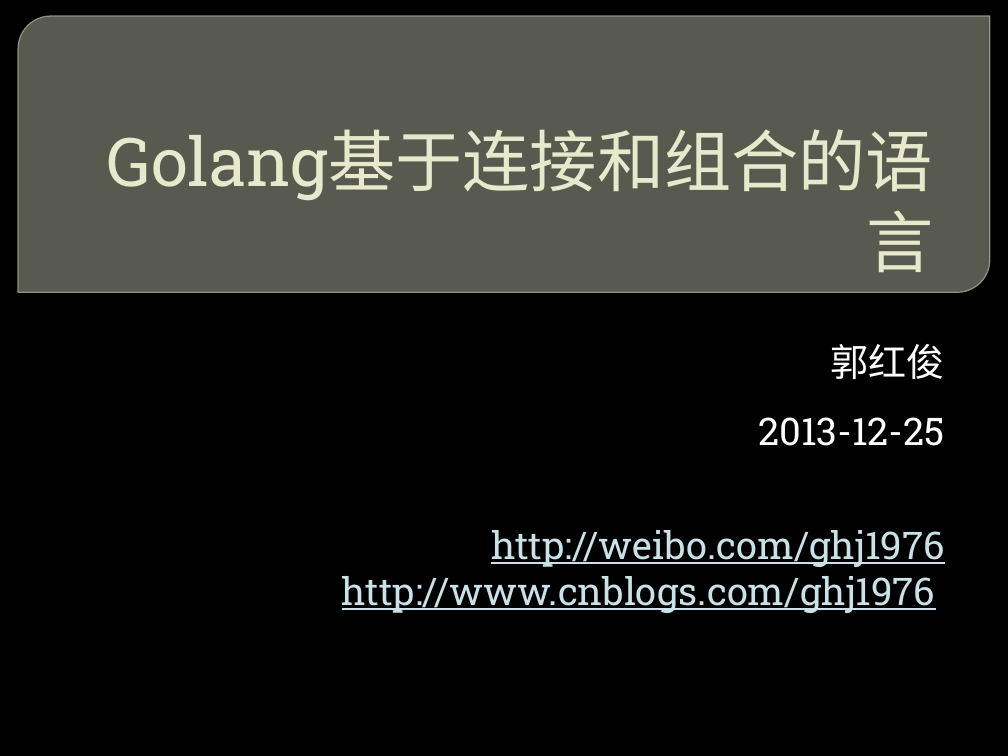
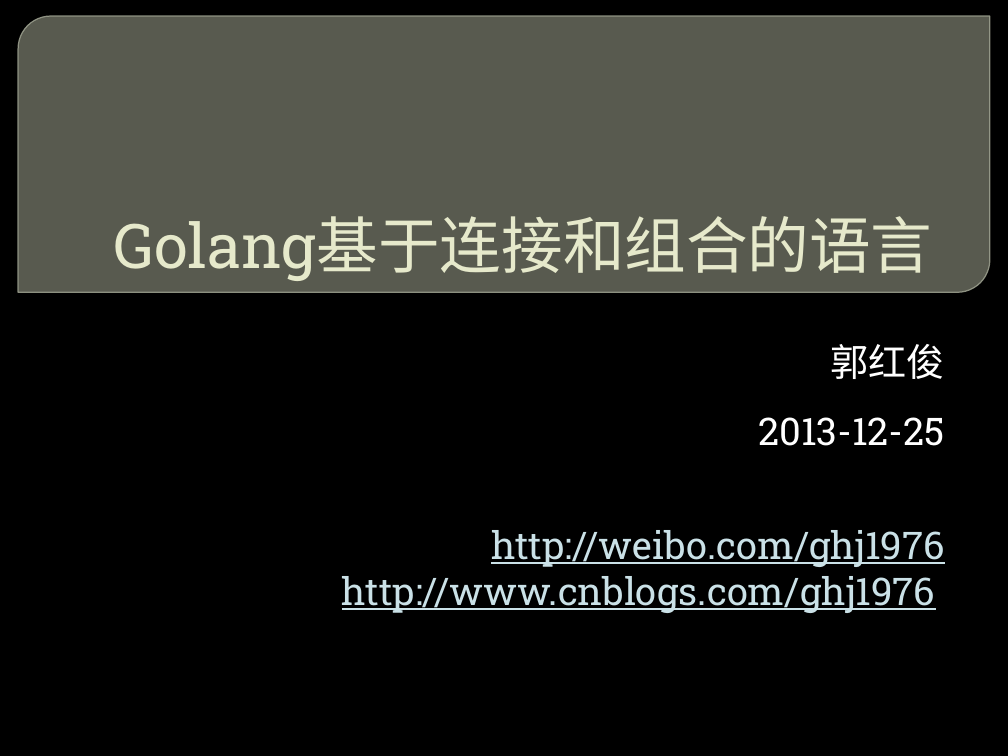
Before and after one commit to ghj1976/lecture, a slide deck: slide 1 of golang连接和组合的语言/Golang 连接和组合的语言.pptx. Drawn at 1008x756 pixels with LibreOffice and Linux fonts; fonts in the diff are those of the drawing; background and template pictures are left out. Boxes give left, top, right and bottom in pixels: in the first picture for what was removed or moved away, otherwise in the second. Text is boxed around its words. In the diff, an @@ line names an element or a change of style, - is before the commit and + after.

Commit message:
更新go连接和组合部分讲义
昨天培训后，更新培训内容。

```diff
--- a/golang连接和组合的语言/Golang 连接和组合的语言.pptx
+++ b/golang连接和组合的语言/Golang 连接和组合的语言.pptx
@@ title "Golang基于连接和组合的语言" at bbox=[113, 216, 932, 281]: size 48 to 44 pt @@
```
Also in this commit, not shown: 2 other slides changed, 8 other files.
